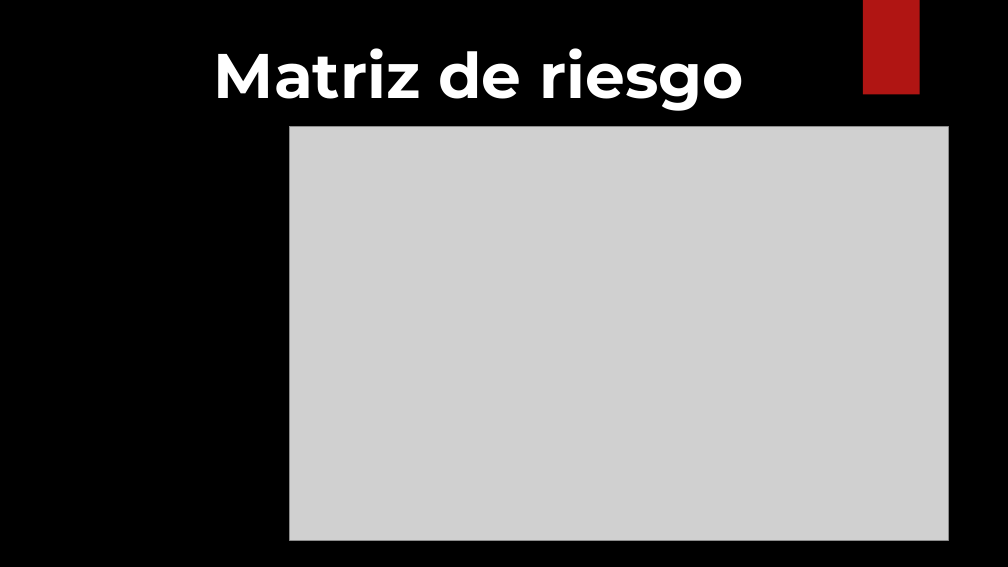
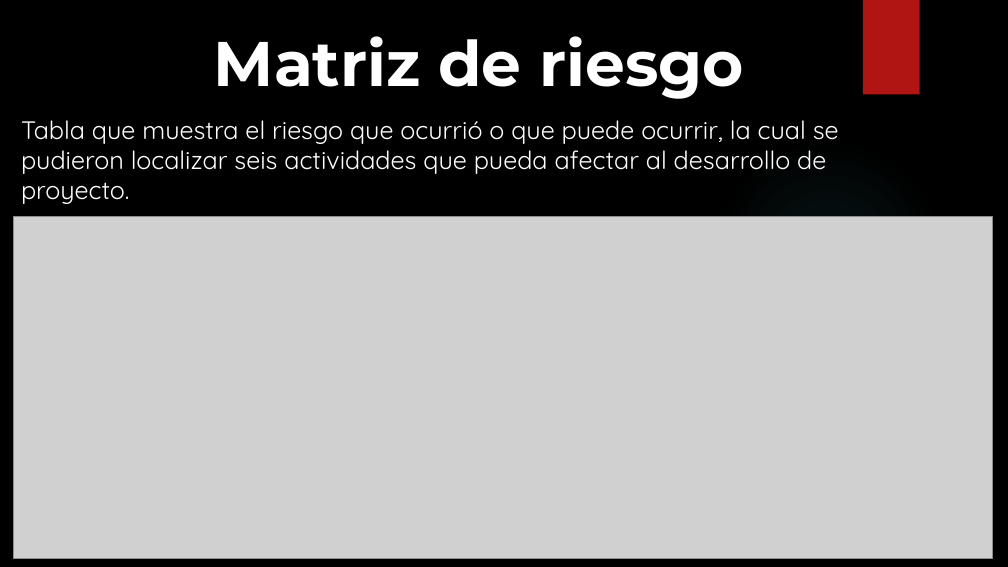
Before and after one commit to SM-ROOT/SM-ROOT, a slide deck: slide 4 of 9°A/administracion_proyectos/Factores de Riesgo.pptx. Drawn at 1008x567 pixels with LibreOffice and Linux fonts; fonts in the diff are those of the drawing; grey boxes stand for pictures; background and template pictures are left out. Boxes give left, top, right and bottom in pixels: in the first picture for what was removed or moved away, otherwise in the second. Text is boxed around its words. In the diff, an @@ line names an element or a change of style, - is before the commit and + after.

Commit message:
se agrego descripcion a las deappositivas de gestion de riesgos

```diff
--- a/9°A/administracion_proyectos/Factores de Riesgo.pptx
+++ b/9°A/administracion_proyectos/Factores de Riesgo.pptx
@@ text "Matriz de riesgo": place and size @@
-text "Matriz de riesgo" at [214,48,743,111]
+text "Matriz de riesgo" at [214,36,743,99]
@@ text added at [21,120,839,204], 24 pt, text #FFFFFF @@
+Tabla que muestra el riesgo que ocurrió o que puede ocurrir, la cual se pudieron localizar seis actividades que pueda afectar al desarrollo de proyecto.
@@ ellipse added at [712,138,944,371], fill gradient #50B9C1 @@
@@ picture: place and size @@
-picture at [289,127,948,541]
+picture at [14,217,993,559]
```
Also in this commit, not shown: 6 other slides changed, 5 slides added, 1 slide removed.
